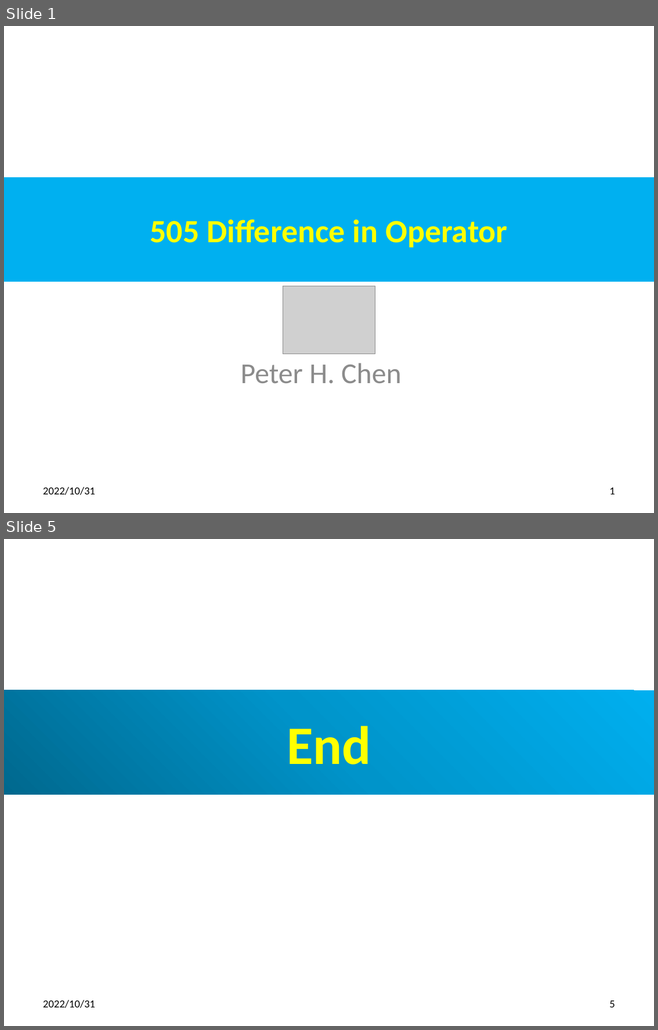
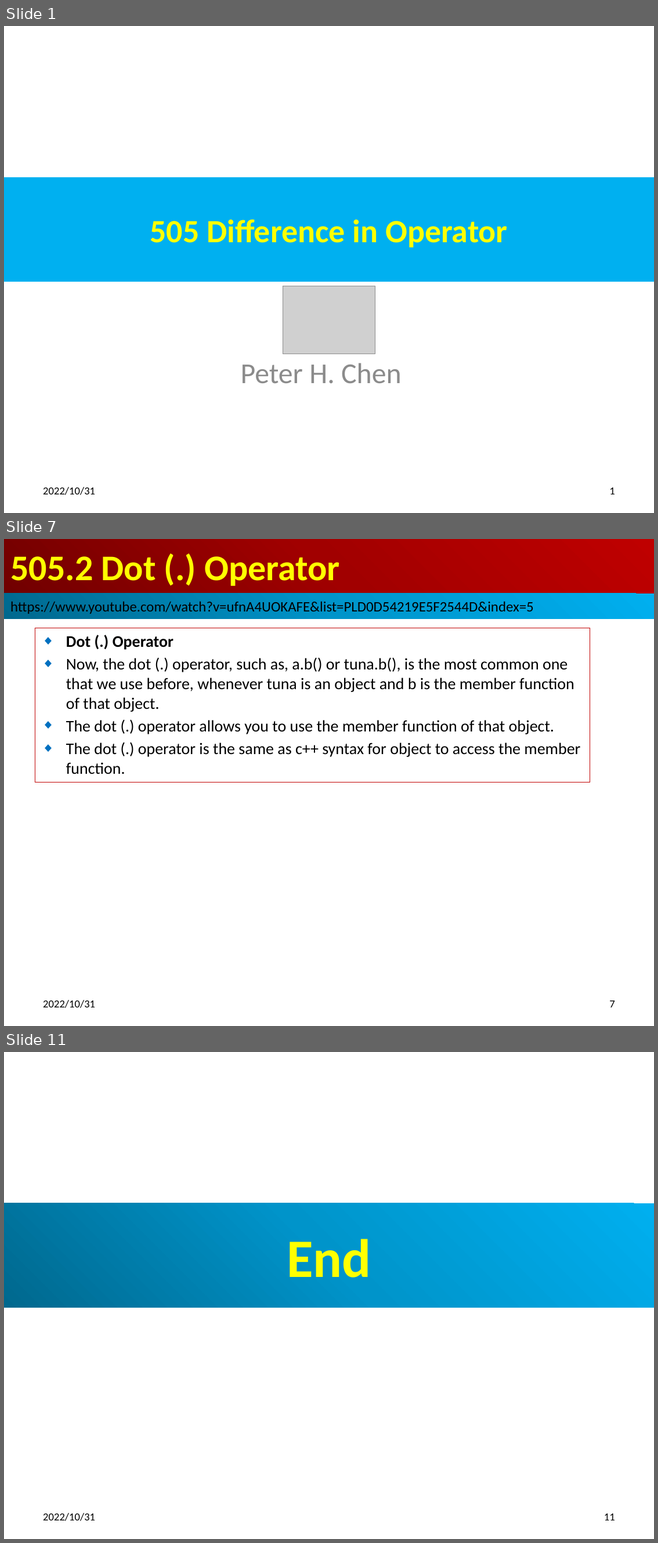
Before and after one commit to peterhchen/012_Qt, a slide deck: 505_Operator_Difference.pptx. Shown one above the other, each under a label of ours: slides 1 and 5 before the commit, slides 1, 7 and 11 after it; the slides between them are not shown. The pictures are 658x1030 and 658x1543 pixels, drawn with LibreOffice and Linux fonts; fonts in the diff are those of the drawing; grey boxes stand for pictures. Boxes give left, top, right and bottom in pixels: in the first picture for what was removed or moved away, otherwise in the second. Text is boxed around its words. In the diff, an @@ line names an element or a change of style, - is before the commit and + after.

```diff
--- a/505_Operator_Difference.pptx
+++ b/505_Operator_Difference.pptx
@@ slide 7 added at bbox=[4, 539, 654, 1026], background #FFFFFF @@
@@ title added at bbox=[4, 539, 654, 594], fill gradient #720000 to #A20000 to #C00000, 40 pt, text #FFFF00, bold @@
+505.2 Dot (.) Operator
@@ rectangle added at bbox=[4, 594, 654, 619], fill gradient #00688E to #0094CA to #00B0F0, 16 pt, text #000000 @@
+https://www.youtube.com/watch?v=ufnA4UOKAFE&list=PLD0D54219E5F2544D&index=5
@@ subtitle added at bbox=[35, 628, 590, 783], outline #C00000 0.75 pt, 18 pt, text #000000 @@
+◆ Dot (.) Operator
+◆ Now, the dot (.) operator, such as, a.b() or tuna.b(), is the most common one that we use before, whenever tuna is an object and b is the member function of that object.
+◆ The dot (.) operator allows you to use the member function of that object.
+◆ The dot (.) operator is the same as c++ syntax for object to access the member function.
@@ text added at bbox=[43, 1000, 95, 1008], 12 pt, text #000000 @@
+2022/10/31
@@ page number added at bbox=[609, 1001, 614, 1008], 12 pt, text #000000 @@
+7
@@ what was slide 5 is now slide 11 @@
@@ page number at bbox=[604, 1514, 615, 1521]: text changed @@
-5
+11
```
Also in this commit, not shown: 3 slides changed, 5 other slides added, 1 other file.
